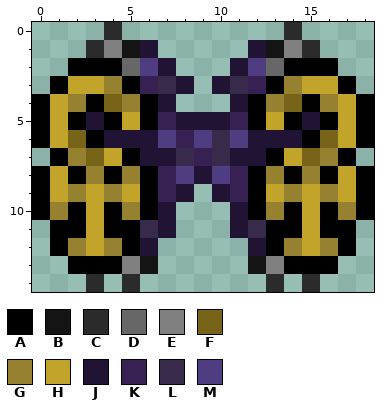
Edited in one commit: pixel-art sprite (Content/Accesories/BerserkerAnkhGear/BerserkerAnkhGear.png). This is how it looked before the edit.
The file is 38x30 pixels, drawn in blocks of 2x2; one block is one cell here. Colours within 5 levels of each other are drawn and written as one.
Palette (. is transparent): A #000000  B #141414  C #2b2b2b  D #676767  E #808080  F #786418  G #968131  H #c3a42b  J #211333  K #362152  L #372a4b  M #4e3d80
After the commit:
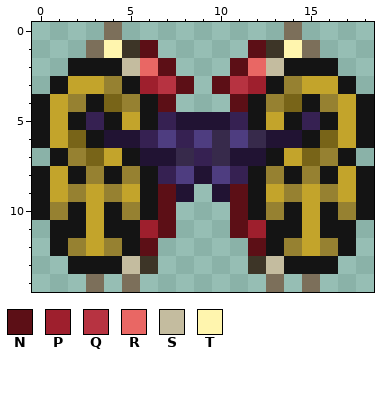
Colours new in this view: N #5c0f16  P #9e1f2d  Q #b73341  R #e96764  S #c4bc9f  T #fff5ae
Difference:
Colour A changes from #000000 to #141414.
Colour B changes from #141414 to #3d3527.
Colour C changes from #2b2b2b to #7c6f5a.
The edit turns colour J into colour K in row 5 at x 3 and 15; in row 6 at x 6.
The edit turns colour J into colour L in row 6 at x 12.
The edit turns colour J into colour N in row 1 at x 6 and 12; in row 2 at x 7 and 11; in row 3 at x 8 and 10; in row 4 at x 7 and 11; in rows 10 to 11 at x 7 and 11; in row 12 at x 6 and 12.
The edit turns colour K into colour N in row 9 at x 7 and 11.
The edit turns colour K into colour P in row 3 at x 6 and 12.
The edit turns colour L into colour P in row 11 at x 6 and 12.
The edit turns colour L into colour Q in row 3 at x 7 and 11.
The edit turns colour M into colour R in row 2 at x 6 and 12.
The edit turns colour D into colour S in row 2 at x 5 and 13.
The edit turns colour E into colour S in row 13 at x 5 and 13.
The edit turns colour E into colour T in row 1 at x 4 and 14.
Where, in picture pixels (left, top, right, bottom), the same in both pictures:
changed: (32, 22, 374, 292)
